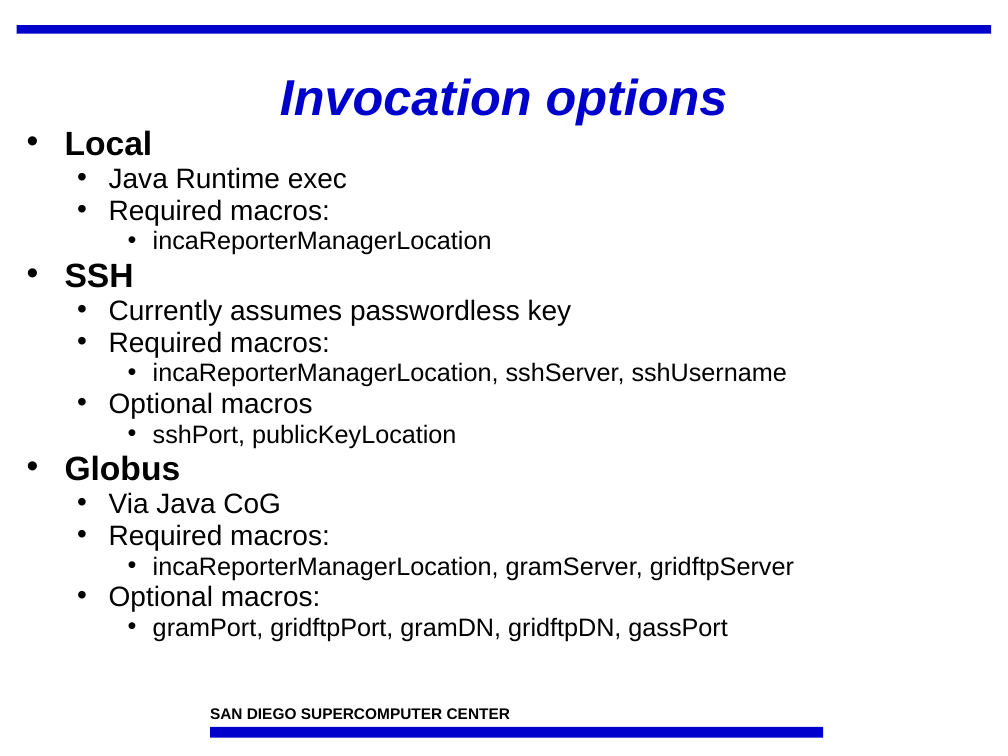
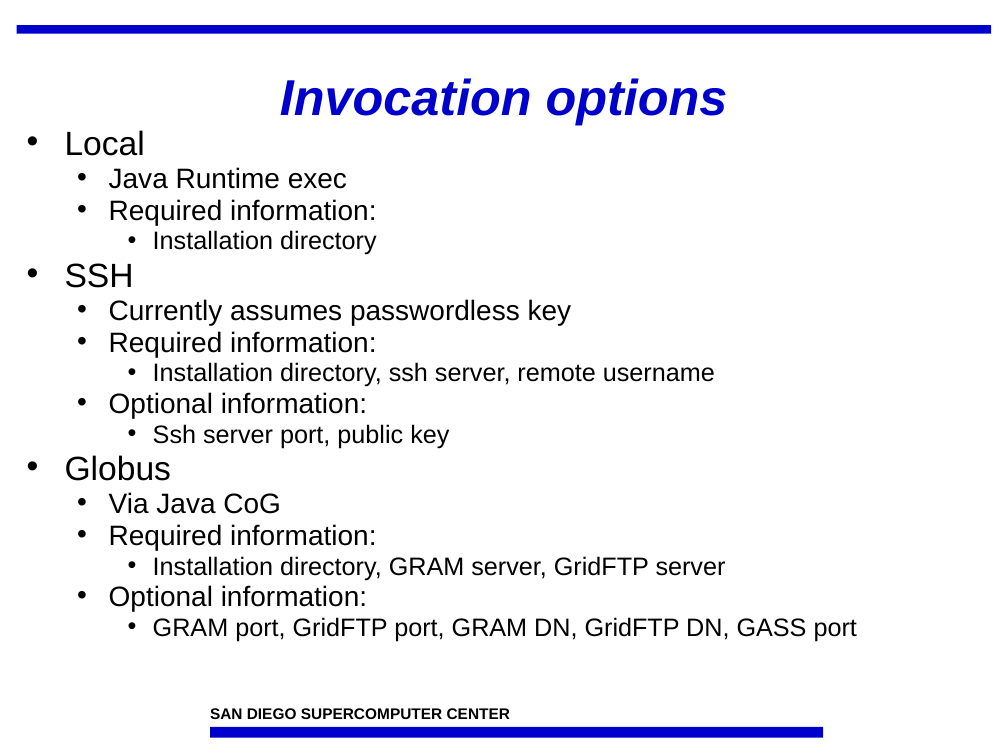
Before and after one commit to IncaProject/inca-xsede, a slide deck: slide 11 of talks/feb-06-workshop/control.ppt. Drawn at 1008x756 pixels with LibreOffice and Linux fonts; fonts in the diff are those of the drawing; background and template pictures are left out. Boxes give left, top, right and bottom in pixels: in the first picture for what was removed or moved away, otherwise in the second. Text is boxed around its words. In the diff, an @@ line names an element or a change of style, - is before the commit and + after.

```diff
--- a/talks/feb-06-workshop/control.ppt
+++ b/talks/feb-06-workshop/control.ppt
@@ text at [65,130,171,481]: bold off in "Local", "SSH", "Globus" @@
@@ text at [109,199,377,255]: text changed @@
-  • Required macros:
-    • incaReporterManagerLocation
+  • Required information:
+    • Installation directory
@@ text at [109,331,715,448]: text changed @@
-  • Required macros:
-    • incaReporterManagerLocation, sshServer, sshUsername
-  • Optional macros
-    • sshPort, publicKeyLocation
+  • Required information:
+    • Installation directory, ssh server, remote username
+  • Optional information:
+    • Ssh server port, public key
@@ text at [109,524,857,642]: text changed @@
-  • Required macros:
-    • incaReporterManagerLocation, gramServer, gridftpServer
-  • Optional macros:
-    • gramPort, gridftpPort, gramDN, gridftpDN, gassPort
+  • Required information:
+    • Installation directory, GRAM server, GridFTP server
+  • Optional information:
+    • GRAM port, GridFTP port, GRAM DN, GridFTP DN, GASS port
```
Also in this commit, not shown: 19 other slides changed, 1 slide added, 1 slide removed.
